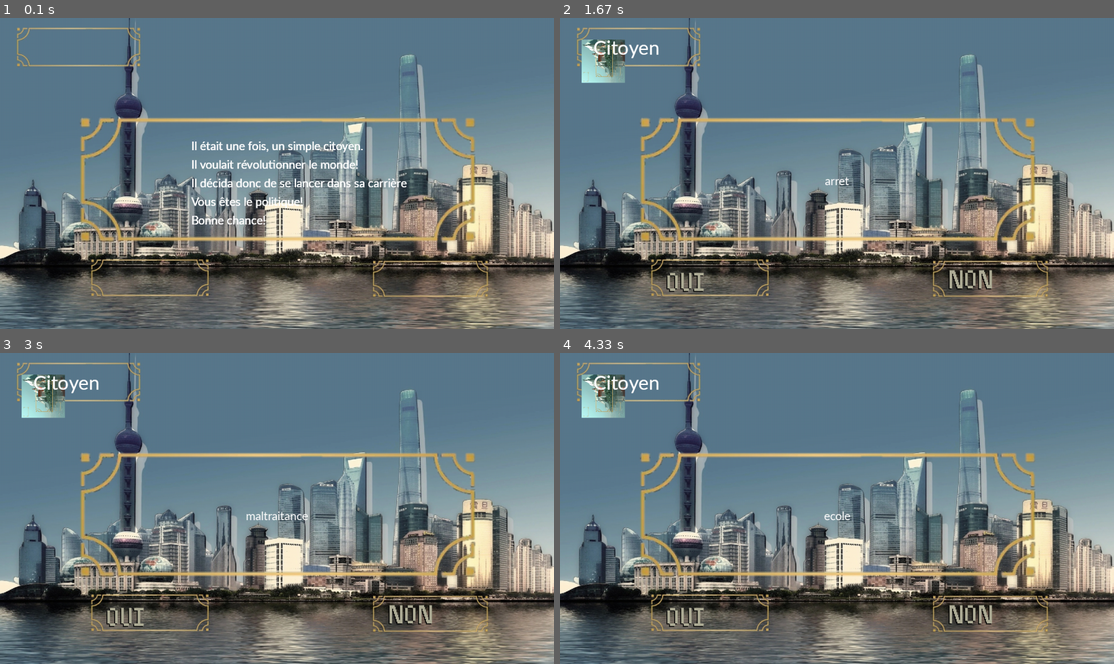
Above: before the commit, frames 1-4 (two rows, left to right).
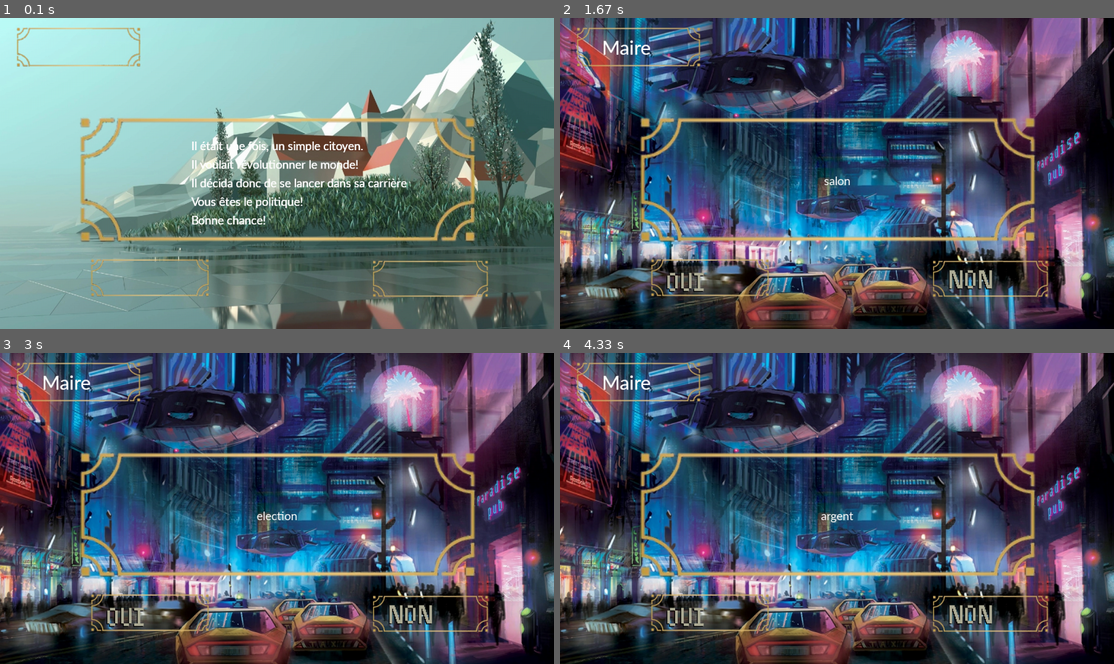
Above: after the commit, the same moments.

Repository: QuentinBubu/trophees-nsi-2022
Game: pygame game, started from main.py
The game is run twice, just before and just after one commit, with the same random seed, the same clock (stepped at 60 frames per second) and the same inputs.
Inputs (mouse positions are in pixels of both pictures, inside the frame that each line leads up to):
- Up to frame 1 (0.1 s): no input
- Up to frame 2 (1.67 s): click (837, 173) at 0.38 s; click (687, 282) at 0.72 s; click (969, 282) at 1.15 s
- Up to frame 3 (3 s): click (127, 617) at 2.63 s; move the mouse to (277, 508) at 2.97 s
- Up to frame 4 (4.33 s): press the mouse at (837, 508) at 3 s; move the mouse to (770, 567) at 3.1 s; release the mouse at (704, 626) at 3.23 s; click (969, 617) at 4.25 s

The runs differ from the first frame. In frame 1, 91% of the frame differs, in the area x 0-100%, y 0-100%; in frame 2, 93%; in frame 3, 93%; in frame 4, 93%.

Commit message:
Buttons workgit add --all

Diff:
--- a/main.py
+++ b/main.py
@@ -9,7 +9,7 @@
 screen = Screen()
 
 interragibles = [
-    Bouton((50, 50), (100, 100), "image/temp_debut.jpg", "image/imagepygame.jpg")
+    #Bouton((50, 50), (100, 100), "image/temp_debut.jpg", "image/imagepygame.jpg")
 ]
 
 while ouvert:
--- a/src/listeEvenement.py
+++ b/src/listeEvenement.py
@@ -1,5 +1,6 @@
 from json import load
 from random import choice
+from tkinter import Button
 from bouton import *
 from pygameSettings import PROLOGUE, afficher_text
 
@@ -16,6 +17,14 @@
     dict_ministre        = {}
     dict_president       = {}
     dict_presidentnation = {}
+    img_corr             = {
+        CITOYEN        : 'citoyen',
+        MAIRE          : 'maire',
+        DEPUTE         : 'depute',
+        DEPUTE_REGIONAL: 'depRegion',
+        MINISTRE       : 'ministre',
+        PRESIDENT      : 'president'
+    }
 
     def __init__(self, grade):
         with open('src/utils/events/citoyen.json')         as f: self.dict_citoyen         = load(f)
@@ -90,7 +99,7 @@
         return event
 
     def faire_choix(self, screen):
-        print(self.grade)
+        screen.set_fond(f"image/{self.img_corr[self.grade]}.jpg")
         if self.grade == CITOYEN:
             event = self.citoyen()
         elif self.grade == MAIRE:
@@ -144,7 +153,9 @@
                     # clic gauche :
                     if pyevent.button == 1:
                         for bouton in interragibles:
-                            choix, wait = bouton.click()
+                            if bouton.is_clicked():
+                                print(wait)
+                                choix, wait = bouton.click()
         print(choix)
         return {'accepter':choix, 'event':event[1]}
 
--- a/src/popularite.py
+++ b/src/popularite.py
@@ -48,7 +48,6 @@
         """Gestion des grades"""
         pop = self.get_pop()
         if pop >= 20000 and pop < 300000:
-            print(listeEvenement.grade) #minimum 20000 de popularité pour atteindre le grade maire.
             listeEvenement.set_grade(MAIRE)
         if pop >= 300000 and pop < 5000000 :
             listeEvenement.set_grade(DEPUTE)
--- a/src/screen.py
+++ b/src/screen.py
@@ -11,7 +11,7 @@
         self.screen = pygame.display.set_mode((1280, 720), pygame.RESIZABLE)
         self.clock = pygame.time.Clock()
         self.set_caption('Head Of States')
-        self.set_fond('image/imagepygame.jpg')
+        self.set_fond('image/temp_debut.jpg')
         self.clock = pygame.time.Clock()
 
         self.font = pygame.font.SysFont('Candara', 30)
@@ -25,6 +25,7 @@
         if chemin != '':
             self.chemin = chemin
         self.fond = pygame.image.load(self.chemin).convert_alpha()
+        self.fond = pygame.transform.rotate(self.fond, -90)
         self.fond = pygame.transform.scale(self.fond, self.screen.get_size())
         self.screen.blit(self.fond, (0,0))
 
Renamed: image/imagepygame.jpg -> image/citoyen.jpg
Renamed: image/01.04.2022 11.08.53 076 9.jpg -> image/depRegion.jpg
Renamed: image/01.04.2022 11.10.29 452 20.jpg -> image/depute.jpg
Renamed: image/01.04.2022 11.11.00 082 28.jpg -> image/maire.jpg
